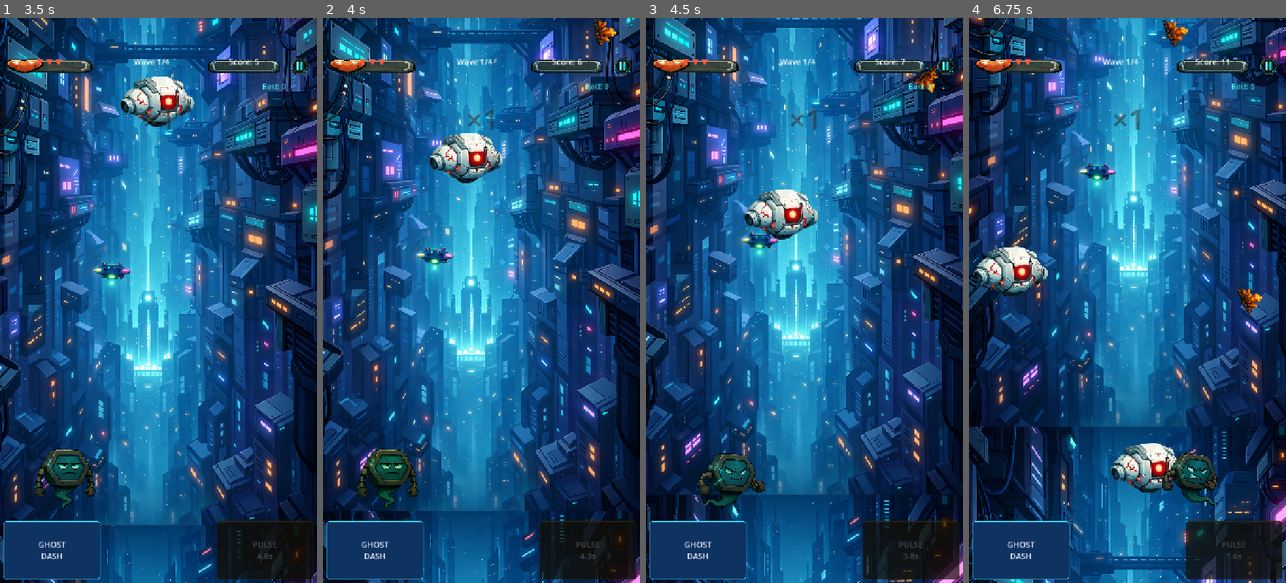
Above: before the commit, frames 1-4 (left to right).
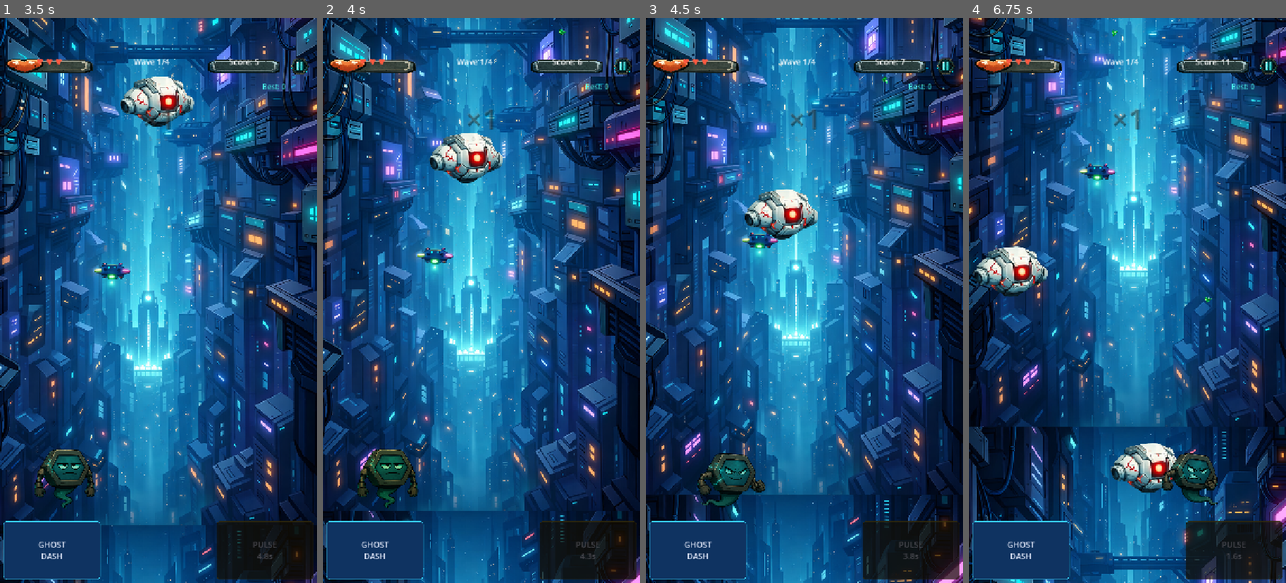
Above: after the commit, the same moments.

Repository: humeurworld-hash/fuse-drift
Game: Godot game, scene res://scenes/levels/LevelSelect.tscn
Two runs of this game, one before a commit and one after it. Both use one fixed random seed, a clock stepped at 60 frames per second and the inputs below. This scene is started directly instead of the project's main scene. Sound files missing from this copy of the repository are replaced by a short silence.
Inputs (mouse positions are in pixels of both pictures, inside the frame that each line leads up to):
- Up to frame 1 (3.5 s): click (158, 306) at 0.5 s; click "SHARD PULSE" at 1.25 s; move the mouse to (142, 413) at 2.02 s; click (142, 413) at 2.17 s; drag from (253, 385) to (158, 481) at 2.77 s
- Up to frame 2 (4 s): move the mouse to (386, 215) at 3.52 s; click (386, 215) at 3.67 s
- Up to frame 3 (4.5 s): drag from (820, 300) to (928, 57) at 4.27 s
- Up to frame 4 (6.75 s): move the mouse to (1079, 159) at 5.02 s; click (1079, 159) at 5.17 s; drag from (1197, 272) to (1251, 204) at 5.77 s; move the mouse to (1064, 328) at 6.52 s; click (1064, 328) at 6.67 s

Frame 1 is identical in both runs. In frame 2, 0.2% of the frame differs, in the area x 74-93%, y 0-5%; in frame 3, 0.2%; in frame 4, 0.4%, in the area x 45-93%, y 0-53%.

Commit message:
Add colored shard system with wave-based color palettes
Six shard colors (blue→red) with escalating point values (8/12/20/30/45/60).
Each level's waves expose a different color palette so rarity naturally
increases as the run progresses. Float text tints to match the shard color.
Player now emits real shard points instead of a hardcoded value.

Co-Authored-By: Claude Sonnet 4.6 <noreply@anthropic.com>

Diff:
--- a/scripts/game/game.gd
+++ b/scripts/game/game.gd
@@ -536,19 +536,35 @@
 			return STREAK_MULTIPLIERS[i]
 	return 1
 
-func _on_mourk_collected(_base_points: int, world_pos: Vector2) -> void:
+func _on_mourk_collected(base_points: int, world_pos: Vector2) -> void:
 	if state != GameState.PLAYING:
 		return
 	shard_streak += 1
 	var mult := _get_shard_multiplier()
-	var pts := BASE_SHARD_PTS * mult
+	var pts := base_points * mult
 	score += pts
 	update_hud()
 	_animate_streak_collect()
 	var label_text := "+%d" % pts
 	if mult > 1:
 		label_text += "  ×%d" % mult
-	_spawn_float_text(label_text, world_pos, _streak_font_size(mult), _streak_color(mult))
+	# Tint float text to match the shard colour
+	var text_color := _shard_color_for_points(base_points).lerp(_streak_color(mult), 0.45)
+	_spawn_float_text(label_text, world_pos, _streak_font_size(mult), text_color)
+
+func _shard_color_for_points(pts: int) -> Color:
+	if pts >= 60:
+		return Color(1.00, 0.18, 0.18, 1.0)   # red
+	elif pts >= 45:
+		return Color(0.72, 0.28, 1.00, 1.0)   # purple
+	elif pts >= 30:
+		return Color(1.00, 0.55, 0.10, 1.0)   # orange
+	elif pts >= 20:
+		return Color(1.00, 0.92, 0.20, 1.0)   # yellow
+	elif pts >= 12:
+		return Color(0.25, 1.00, 0.45, 1.0)   # green
+	else:
+		return Color(0.30, 0.65, 1.00, 1.0)   # blue
 
 # ── Streak display ────────────────────────────────────────────────────────────
 
--- a/scripts/game/level1_spawner.gd
+++ b/scripts/game/level1_spawner.gd
@@ -129,11 +129,21 @@
 		rock2.speed = float(cfg["rock_speed"]) + randf_range(10.0, 85.0)
 		hazards_root.add_child(rock2)
 
+# Colors available per wave (escalates from common → rare as waves progress)
+const WAVE_SHARD_COLORS := [
+	[MourkShard.ShardColor.BLUE],                                      # wave 1
+	[MourkShard.ShardColor.BLUE,   MourkShard.ShardColor.GREEN],       # wave 2
+	[MourkShard.ShardColor.GREEN,  MourkShard.ShardColor.YELLOW],      # wave 3
+	[MourkShard.ShardColor.YELLOW, MourkShard.ShardColor.ORANGE],      # wave 4
+]
+
 func _spawn_shard(cfg: Dictionary) -> void:
 	if shard_scene == null:
 		return
 	var width := get_viewport().get_visible_rect().size.x
 	var shard: MourkShard = shard_scene.instantiate()
+	var palette: Array = WAVE_SHARD_COLORS[wave_index]
+	shard.set_color(palette[randi() % palette.size()])
 	shard.position = Vector2(randf_range(side_padding, width - side_padding), -96.0)
 	shard.speed = maxf(250.0, float(cfg["rock_speed"]) - 110.0)
 	pickups_root.add_child(shard)
--- a/scripts/game/level2_spawner.gd
+++ b/scripts/game/level2_spawner.gd
@@ -132,11 +132,21 @@
 	drone.position = Vector2(randf_range(side_padding, width - side_padding), -140.0)
 	hazards_root.add_child(drone)
 
+# Level 2 starts mid-tier — greens and yellows, escalating to purples
+const WAVE_SHARD_COLORS := [
+	[MourkShard.ShardColor.GREEN,  MourkShard.ShardColor.YELLOW],      # wave 1
+	[MourkShard.ShardColor.YELLOW, MourkShard.ShardColor.ORANGE],      # wave 2
+	[MourkShard.ShardColor.ORANGE, MourkShard.ShardColor.PURPLE],      # wave 3
+	[MourkShard.ShardColor.PURPLE],                                     # wave 4
+]
+
 func _spawn_shard(cfg: Dictionary) -> void:
 	if shard_scene == null:
 		return
 	var width := get_viewport().get_visible_rect().size.x
 	var shard: MourkShard = shard_scene.instantiate()
+	var palette: Array = WAVE_SHARD_COLORS[wave_index]
+	shard.set_color(palette[randi() % palette.size()])
 	shard.position = Vector2(randf_range(side_padding, width - side_padding), -96.0)
 	shard.speed = maxf(220.0, float(cfg["speed"]) - 120.0)
 	pickups_root.add_child(shard)
--- a/scripts/game/level3_spawner.gd
+++ b/scripts/game/level3_spawner.gd
@@ -132,11 +132,21 @@
 	clock.position = Vector2(randf_range(side_padding, width - side_padding), -150.0)
 	hazards_root.add_child(clock)
 
+# Level 3 is high-end — orange through red, pure red in the final wave
+const WAVE_SHARD_COLORS := [
+	[MourkShard.ShardColor.YELLOW, MourkShard.ShardColor.ORANGE],      # wave 1
+	[MourkShard.ShardColor.ORANGE, MourkShard.ShardColor.PURPLE],      # wave 2
+	[MourkShard.ShardColor.PURPLE, MourkShard.ShardColor.RED],         # wave 3
+	[MourkShard.ShardColor.RED],                                        # wave 4
+]
+
 func _spawn_shard(cfg: Dictionary) -> void:
 	if shard_scene == null:
 		return
 	var width := get_viewport().get_visible_rect().size.x
 	var shard: MourkShard = shard_scene.instantiate()
+	var palette: Array = WAVE_SHARD_COLORS[wave_index]
+	shard.set_color(palette[randi() % palette.size()])
 	shard.position = Vector2(randf_range(side_padding, width - side_padding), -96.0)
 	shard.speed = maxf(200.0, float(cfg["speed"]) - 140.0)
 	pickups_root.add_child(shard)
--- a/scripts/pickups/mourk_shard.gd
+++ b/scripts/pickups/mourk_shard.gd
@@ -1,5 +1,16 @@
 extends Area2D
 class_name MourkShard
+
+enum ShardColor { BLUE, GREEN, YELLOW, ORANGE, PURPLE, RED }
+
+const SHARD_DATA := {
+	ShardColor.BLUE:   { "points": 8,  "tint": Color(0.30, 0.65, 1.00, 1.0), "texture": "res://scenes/pickups/shard blue.png" },
+	ShardColor.GREEN:  { "points": 12, "tint": Color(0.25, 1.00, 0.45, 1.0), "texture": "res://scenes/pickups/shard green.png" },
+	ShardColor.YELLOW: { "points": 20, "tint": Color(1.00, 0.92, 0.20, 1.0), "texture": "res://scenes/pickups/shard yellow.png" },
+	ShardColor.ORANGE: { "points": 30, "tint": Color(1.00, 0.55, 0.10, 1.0), "texture": "res://scenes/pickups/shard orange.png" },
+	ShardColor.PURPLE: { "points": 45, "tint": Color(0.72, 0.28, 1.00, 1.0), "texture": "res://scenes/pickups/shard purple.png" },
+	ShardColor.RED:    { "points": 60, "tint": Color(1.00, 0.18, 0.18, 1.0), "texture": "res://scenes/pickups/shard red.png" },
+}
 
 @export var speed: float = 320.0
 @export var spin_speed: float = 2.2
@@ -9,20 +20,44 @@
 @onready var collision_shape: CollisionShape2D = $CollisionShape2D
 @onready var collect_sound: AudioStreamPlayer2D = $CollectSound
 
-const TEXTURE_PATHS := [
-	"res://scenes/pickups/shard.png",
-	"res://assets/art/level1/mourk_shard.png",
-	"res://assets/art/level1/shard.png",
-	"res://assets/art/collectibles/mourk_shard.png",
-]
-
+var shard_color: ShardColor = ShardColor.BLUE
+var points: int = 8
 var _collecting := false
 
 func _ready() -> void:
 	add_to_group("mourk")
-	_setup_visual()
+	points = SHARD_DATA[shard_color]["points"]
+	_apply_color()
 	rotation = randf_range(-0.25, 0.25)
 	art.scale = Vector2(0.07, 0.07)
+
+# Call this BEFORE add_child so that _ready() picks up the right color.
+# Can also be called after add_child if you want to change color at runtime.
+func set_color(color: ShardColor) -> void:
+	shard_color = color
+	points = SHARD_DATA[color]["points"]
+	if is_inside_tree():
+		_apply_color()
+
+func _apply_color() -> void:
+	var data: Dictionary = SHARD_DATA[shard_color]
+	var tex_path: String = data["texture"]
+	if ResourceLoader.exists(tex_path):
+		art.texture = load(tex_path)
+		art.visible = true
+		art.modulate = Color(1, 1, 1, 1)
+		fallback.visible = false
+	else:
+		# Texture not found — draw a coloured diamond as fallback
+		art.visible = false
+		fallback.visible = true
+		fallback.color = data["tint"]
+		fallback.polygon = PackedVector2Array([
+			Vector2(0, -22),
+			Vector2(16, 0),
+			Vector2(0, 24),
+			Vector2(-16, 0)
+		])
 
 func _process(delta: float) -> void:
 	if _collecting:
@@ -43,20 +78,3 @@
 	tween.tween_property(art, "scale", Vector2(0.13, 0.13), 0.12).set_trans(Tween.TRANS_BACK).set_ease(Tween.EASE_OUT)
 	tween.tween_property(self, "modulate", Color(1, 1, 1, 0), 0.22).set_delay(0.08)
 	tween.chain().tween_callback(queue_free)
-
-func _setup_visual() -> void:
-	for texture_path in TEXTURE_PATHS:
-		if ResourceLoader.exists(texture_path):
-			art.texture = load(texture_path)
-			art.visible = true
-			fallback.visible = false
-			return
-	art.visible = false
-	fallback.visible = true
-	fallback.color = Color("49f2ef")
-	fallback.polygon = PackedVector2Array([
-		Vector2(0, -22),
-		Vector2(16, 0),
-		Vector2(0, 24),
-		Vector2(-16, 0)
-	])
--- a/scripts/player/player.gd
+++ b/scripts/player/player.gd
@@ -263,7 +263,8 @@
 			return
 		elif area.is_in_group("mourk"):
 			if is_instance_valid(area) and area.has_method("collect"):
-				mourk_collected.emit(5, area.global_position)
+				var pts: int = area.get("points") if area.get("points") != null else 12
+				mourk_collected.emit(pts, area.global_position)
 				area.collect()
 
 # ── Rewind ────────────────────────────────────────────────────────────────────
Binary file added: scenes/pickups/shard blue.png
Binary file added: scenes/pickups/shard green.png
Binary file added: scenes/pickups/shard orange.png
Binary file added: scenes/pickups/shard purple.png
Binary file added: scenes/pickups/shard red.png
Binary file added: scenes/pickups/shard yellow.png
